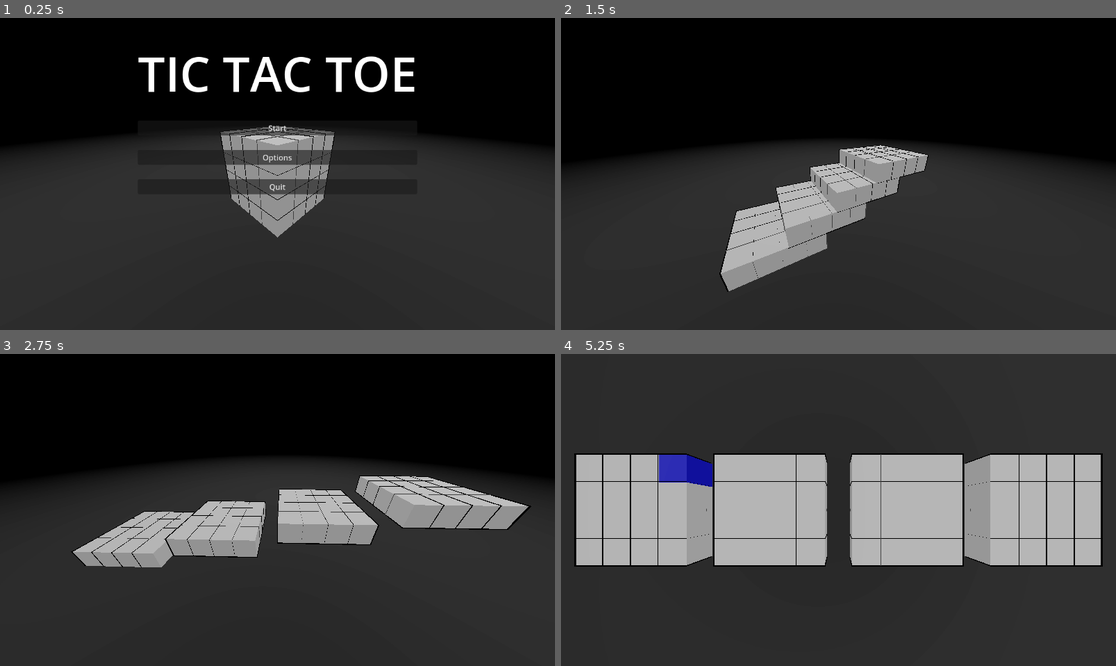
Above: before the commit, frames 1-4 (two rows, left to right).
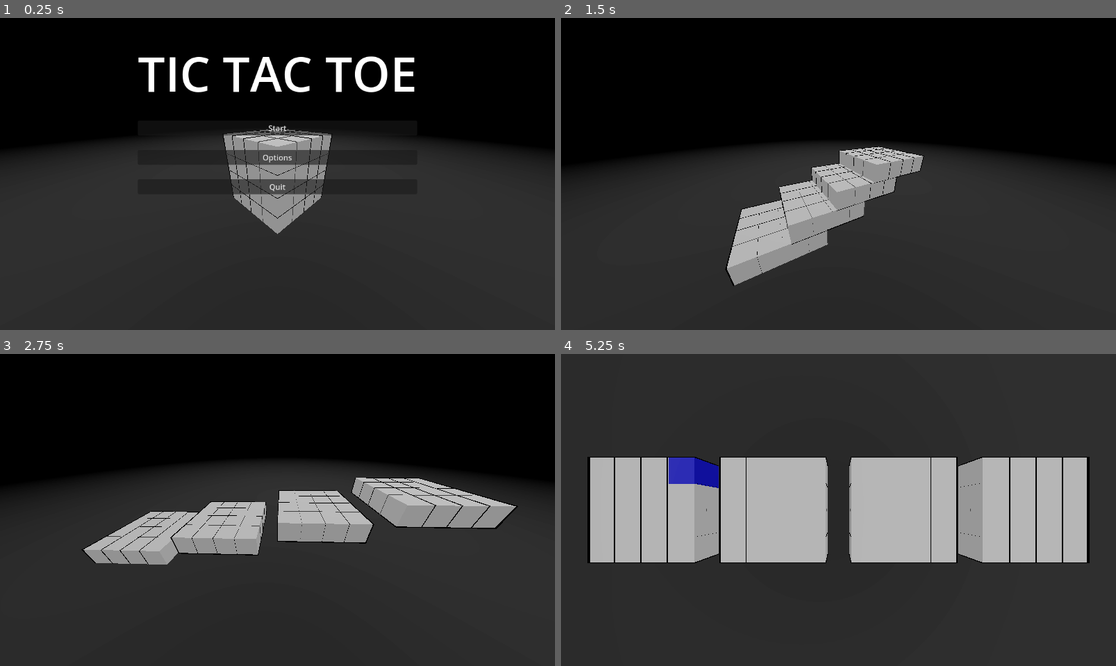
Above: after the commit, the same moments.

Repository: WingusInbound/3D-Tic-Tac-Toe
Game: Godot game, scene res://Scenes/main.tscn
Two runs of this game, one before a commit and one after it. Both use one fixed random seed, a clock stepped at 60 frames per second and the inputs below.
Inputs (mouse positions are in pixels of both pictures, inside the frame that each line leads up to):
- Up to frame 1 (0.25 s): no input
- Up to frame 2 (1.5 s): click "Start" at 0.5 s; move the mouse to (960, 158) at 1.27 s; press the mouse at (960, 158) at 1.28 s
- Up to frame 3 (2.75 s): move the mouse to (166, 525) at 2.02 s; release the mouse at (166, 525) at 2.03 s; click (166, 525) at 2.1 s
- Up to frame 4 (5.25 s): move the mouse to (894, 441) at 2.77 s; press the mouse at (894, 441) at 2.78 s; move the mouse to (810, 572) at 3.52 s; release the mouse at (810, 572) at 3.53 s; click (810, 572) at 3.6 s; move the mouse to (1005, 556) at 4.27 s; press the mouse at (1005, 556) at 4.28 s; tap Enter at 5 s; move the mouse to (672, 463) at 5.02 s; release the mouse at (672, 463) at 5.03 s; click (672, 463) at 5.1 s

The runs differ from the first frame. In frame 1, 1.2% of the frame differs, in the area x 39-61%, y 34-71%; in frame 2, 1.7%; in frame 3, 3.2%; in frame 4, 7.4%, in the area x 2-98%, y 31-69%.

Commit message:
additional bugs

Diff:
--- a/Scenes/main.tscn
+++ b/Scenes/main.tscn
@@ -53,6 +53,18 @@
 "transitions": PackedFloat32Array(1),
 "update": 0,
 "values": [Vector3(-0.436332, -0.785398, 0)]
+}
+tracks/2/type = "value"
+tracks/2/imported = false
+tracks/2/enabled = true
+tracks/2/path = NodePath("Camera3D:fov")
+tracks/2/interp = 1
+tracks/2/loop_wrap = true
+tracks/2/keys = {
+"times": PackedFloat32Array(0),
+"transitions": PackedFloat32Array(1),
+"update": 0,
+"values": [100.0]
 }
 
 [sub_resource type="Animation" id="Animation_ydefg"]
@@ -84,10 +96,27 @@
 "values": [Vector3(-0.436332, -0.785398, 0), Vector3(-0.436332, 0, 0), Vector3(-1.5708, 0, 0)]
 }
 
+[sub_resource type="Animation" id="Animation_5nuce"]
+resource_name = "rotate"
+length = 5.0
+tracks/0/type = "value"
+tracks/0/imported = false
+tracks/0/enabled = true
+tracks/0/path = NodePath("Camera3D:fov")
+tracks/0/interp = 1
+tracks/0/loop_wrap = true
+tracks/0/keys = {
+"times": PackedFloat32Array(0, 5),
+"transitions": PackedFloat32Array(1, 1),
+"update": 0,
+"values": [100.0, 50.0]
+}
+
 [sub_resource type="AnimationLibrary" id="AnimationLibrary_r8lxa"]
 _data = {
 "RESET": SubResource("Animation_am3os"),
-"play_game": SubResource("Animation_ydefg")
+"play_game": SubResource("Animation_ydefg"),
+"rotate": SubResource("Animation_5nuce")
 }
 
 [sub_resource type="Animation" id="Animation_mbplr"]
@@ -135,7 +164,7 @@
 [node name="Camera3D" type="Camera3D" parent="."]
 transform = Transform3D(0.707107, 0.298836, -0.640856, 0, 0.906308, 0.422618, 0.707107, -0.298836, 0.640856, -5, 5, 5)
 current = true
-fov = 97.0416
+fov = 100.0
 
 [node name="LayerOne" type="Node3D" parent="."]
 
--- a/Scripts/main.gd
+++ b/Scripts/main.gd
@@ -88,8 +88,6 @@
 				var temp_square = square.instantiate()
 				temp_square.name = "Square" + str(x*cube_size+z) # Names square node
 				layer_node.add_child(temp_square)
-				#var square_node: Node3D = get_node("/root/Main/Cube/" + layer_node.name + "/" + temp_square.name)
-				#square_node.global_position = Vector3(x-(GlobalVars.cube_size/2),y,z-(GlobalVars.cube_size/2))
 				temp_square.global_position = Vector3(x-half_size,y,z-half_size)
 				var temp_key = get_string_coords(temp_square.position)
 				square_map.get_or_add(temp_key,temp_square.value)
@@ -194,6 +192,7 @@
 				else:
 					child.anim_player.play("shrink_player")
 	cube_anim_player.play("rotate")
+	camera_anim_player.play("rotate")
 	game_state = GlobalVars.GameState.DONE
 	ui.game_over()
 
Not shown: 1 places in Scenes/main.tscn that only renumber resources
